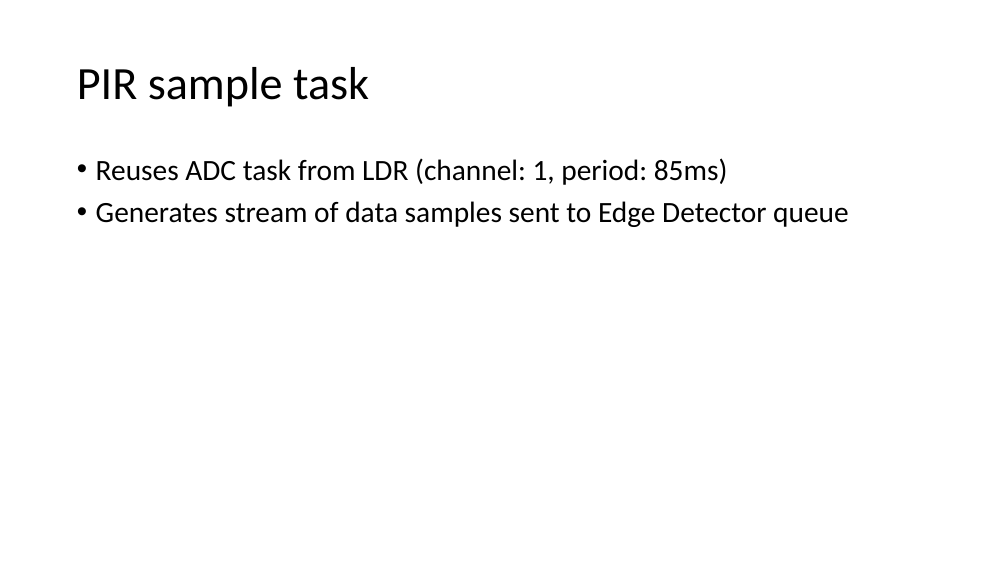
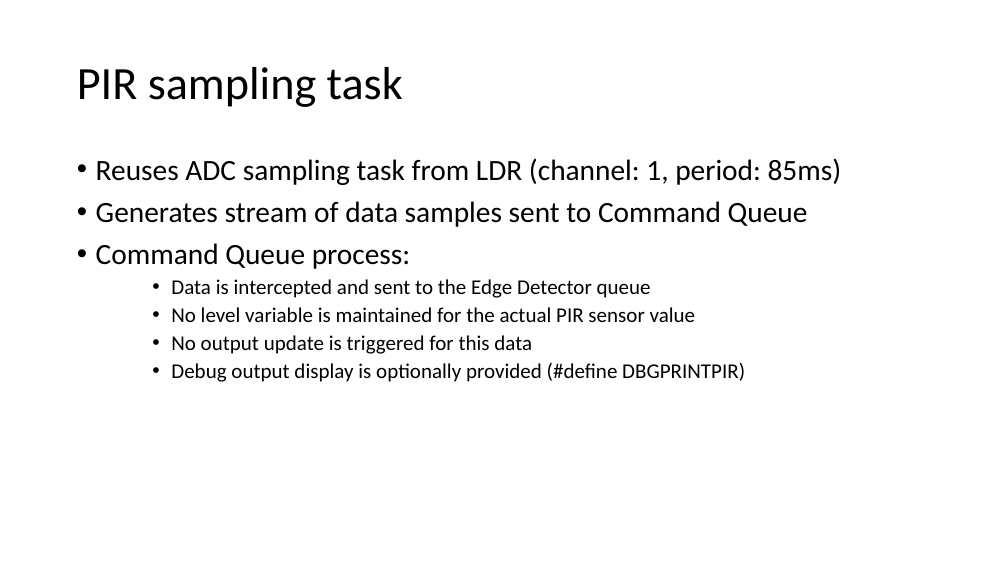
Before and after one commit to EmbeddedSystemClass/FinalProject5381, a slide deck: slide 24 of Final Project 5381.pptx (slide 14 before the commit). Drawn at 1008x567 pixels with LibreOffice and Linux fonts; fonts in the diff are those of the drawing. Boxes give left, top, right and bottom in pixels: in the first picture for what was removed or moved away, otherwise in the second. Text is boxed around its words. In the diff, an @@ line names an element or a change of style, - is before the commit and + after.

```diff
--- a/Final Project 5381.pptx
+++ b/Final Project 5381.pptx
@@ title at box(77, 67, 403, 107): text changed @@
-PIR sample task
+PIR sampling task
@@ text at box(96, 158, 842, 382): text changed; size 28 to 20 pt @@
-• Reuses ADC task from LDR (channel: 1, period: 85ms)
-• Generates stream of data samples sent to Edge Detector queue
+• Reuses ADC sampling task from LDR (channel: 1, period: 85ms)
+• Generates stream of data samples sent to Command Queue
+• Command Queue process:
+    • Data is intercepted and sent to the Edge Detector queue
+    • No level variable is maintained for the actual PIR sensor value
+    • No output update is triggered for this data
+    • Debug output display is optionally provided (#define DBGPRINTPIR)
```
Also in this commit, not shown: 8 other slides changed, 18 slides added.
